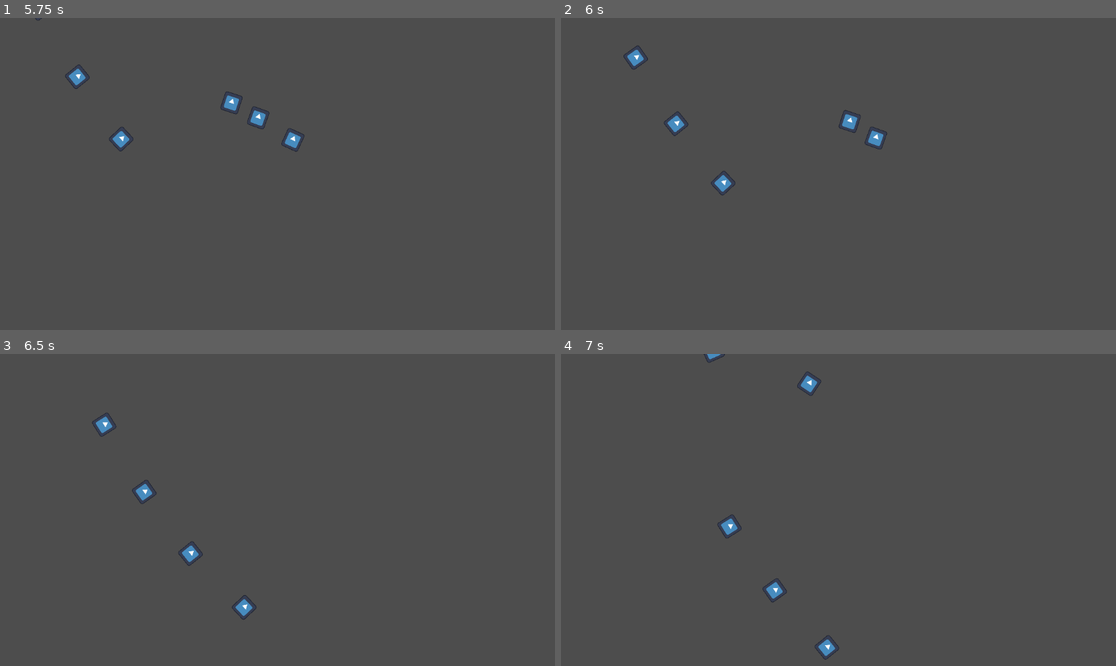
Above: before the commit, frames 1-4 (two rows, left to right).
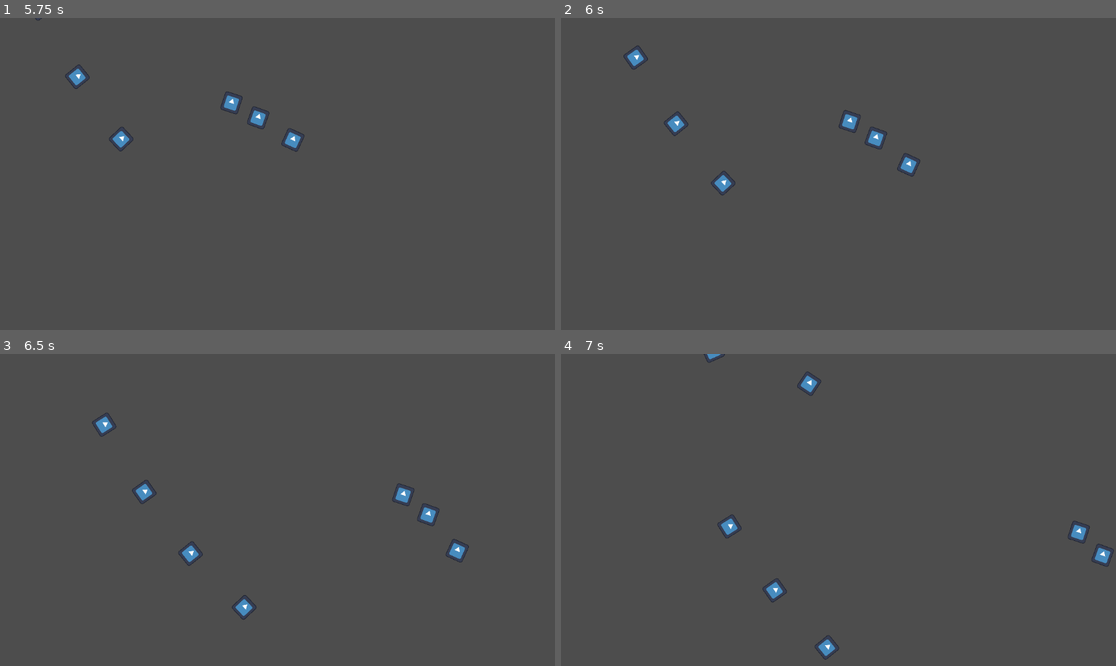
Above: after the commit, the same moments.

Repository: gadelhati/FirstGodot
Game: Godot game, scene res://base.tscn
The game is run twice, just before and just after one commit, with the same random seed, the same clock (stepped at 60 frames per second) and the same inputs. The engine's default icon, where the game draws it, is replaced by a stand-in: a white triangle on a blue panel in a dark square.
Inputs (mouse positions are in pixels of both pictures, inside the frame that each line leads up to):
- Up to frame 1 (5.75 s): tap Enter at 0.5 s; move the mouse to (249, 236) at 0.52 s; press the mouse at (249, 236) at 0.53 s; hold Up (ui_up) 0.53-2.03 s; move the mouse to (444, 220) at 1.27 s; release the mouse at (444, 220) at 1.28 s; click (444, 220) at 1.35 s; move the mouse to (111, 127) at 2.02 s; press the mouse at (111, 127) at 2.03 s; hold Left (ui_left) 2.03-3.53 s; move the mouse to (305, 174) at 2.77 s; release the mouse at (305, 174) at 2.78 s; click (305, 174) at 2.85 s; move the mouse to (194, 96) at 3.52 s; press the mouse at (194, 96) at 3.53 s; hold Down (ui_down) 3.53-4.28 s; move the mouse to (399, 158) at 4.27 s; release the mouse at (399, 158) at 4.28 s; hold Right (ui_right) 4.28-5.03 s; click (399, 158) at 4.35 s; move the mouse to (166, 189) at 5.02 s; press the mouse at (166, 189) at 5.03 s; hold Up (ui_up) from 5.03 s (still down)
- Up to frame 2 (6 s): move the mouse to (894, 105) at 5.77 s; release Up (ui_up) at 5.78 s; release the mouse at (894, 105) at 5.78 s; hold Right (ui_right) from 5.78 s (still down); click (894, 105) at 5.85 s
- Up to frame 3 (6.5 s): keep holding Right (ui_right)
- Up to frame 4 (7 s): keep holding Right (ui_right); move the mouse to (810, 572) at 6.52 s; press the mouse at (810, 572) at 6.53 s

Frame 1 is identical in both runs. In frame 2, 0.1% of the frame differs, in the area x 60-65%, y 43-51%; in frame 3, 0.4%, in the area x 70-85%, y 41-67%; in frame 4, 0.3%.
Error after the commit: Invalid access to property or key 'max_distance_reached' on a base object of type 'RefCounted (ProjectileComponent)'. (res://projectiles/bullet.gd:59)

Commit message:
refactor: good pratices on GDScript

Diff:
--- a/components/projectile_component.gd
+++ b/components/projectile_component.gd
@@ -4,7 +4,6 @@
 class_name ProjectileComponent
 extends RefCounted
 
-signal max_distance_reached()
 signal target_hit(target: Node)
 
 var direction: Vector2
--- a/entities/enemy.gd
+++ b/entities/enemy.gd
@@ -107,7 +107,7 @@
 	enable_contact_damage = enabled
 
 # Callbacks
-func _on_damage_taken(damage: float, current: float):
+func _on_damage_taken(_damage: float, _current: float):
 	damage_feedback.play_feedback()
 
 func _on_death():
@@ -116,6 +116,6 @@
 	# Animação de morte ou efeitos podem ser adicionados aqui
 	queue_free()
 
-func _on_contact_damage_dealt(target: Node, damage: float):
+func _on_contact_damage_dealt(_target: Node, _damage: float):
 	# Feedback visual ou sonoro quando causa dano por contato
 	pass
--- a/entities/hero.gd
+++ b/entities/hero.gd
@@ -54,7 +54,7 @@
 	_handle_movement(delta)
 	_handle_shooting()
 
-func _handle_movement(delta: float):
+func _handle_movement(_delta: float):
 	var input_vector = movement_component.get_input_vector()
 	velocity = movement_component.calculate_velocity(input_vector)
 	move_and_slide()
@@ -79,10 +79,10 @@
 	return health_component.get_max_hp()
 
 # Callbacks
-func _on_damage_taken(damage: float, current: float):
+func _on_damage_taken(_damage: float, _current: float):
 	damage_feedback.play_feedback()
 
-func _on_health_changed(current: float, maximum: float):
+func _on_health_changed(_current: float, _maximum: float):
 	pass  # Health bar já está conectada diretamente
 
 func _on_death():
--- a/projectiles/bullet.gd
+++ b/projectiles/bullet.gd
@@ -27,7 +27,6 @@
 	damage_dealer = DamageDealerComponent.new(damage, can_hit_multiple)
 
 func _connect_signals():
-	projectile_component.max_distance_reached.connect(_on_max_distance_reached)
 	damage_dealer.damage_dealt.connect(_on_damage_dealt)
 
 	# Conecta sinais de colisão
